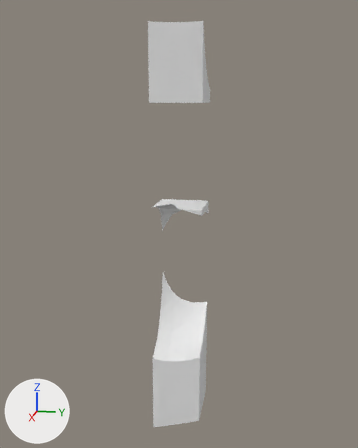
Renders of the glTF model assets/terrain/surface_pieces/surf_30_8.glb from each side of a commit.
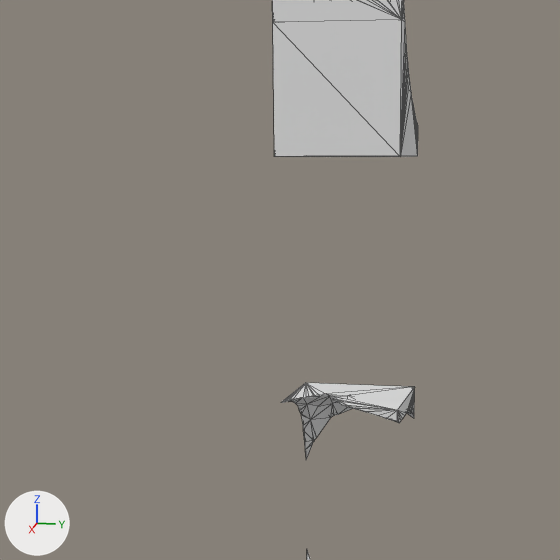
Each version appears first whole from a camera (50 mm lens) standing at (90.9, 77.0, -24.9) and looking at (42.2, 67.3, -37.1), and next in a close-up on the part from 9% to 76% of the width and 8% to 61% of the height. Lighting does not change. The marker at lower left points along +X, +Y and +Z. The last two pictures show the newer version. The close-ups show mesh edges as thin lines. Where no turn or scale is listed for an object, it has been applied to the vertices.

The scene before the commit, as lines of its bpy script (objects in view):
```python
me_layer_0 = bpy.data.meshes.new('layer_0')
me_layer_0.from_pydata(...)  # 60 vertices, 116 faces; spans x 42.91..45.0, y 65.0..70.0, z -20.0..-17.92
me_layer_1 = bpy.data.meshes.new('layer_1')
me_layer_1.from_pydata(...)  # 98 vertices, 192 faces; spans x 40.0..45.0, y 65.0..70.0, z -25.0..-20.0
me_layer_4 = bpy.data.meshes.new('layer_4')
me_layer_4.from_pydata(...)  # 103 vertices, 202 faces; spans x 40.0..45.0, y 65.0..70.0, z -38.64..-35.0
ob_layer_0 = bpy.data.objects.new('layer_0', me_layer_0)
ob_layer_0.location = (0.0, 0.0, 0.0)
ob_layer_1 = bpy.data.objects.new('layer_1', me_layer_1)
ob_layer_1.location = (0.0, 0.0, 0.0)
ob_layer_4 = bpy.data.objects.new('layer_4', me_layer_4)
ob_layer_4.location = (0.0, 0.0, 0.0)
```
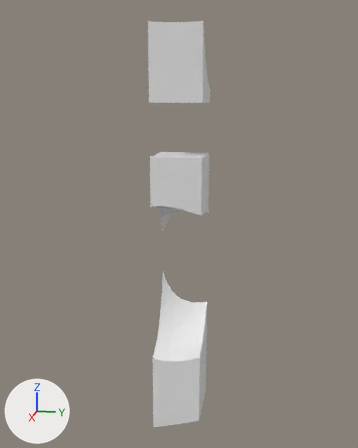
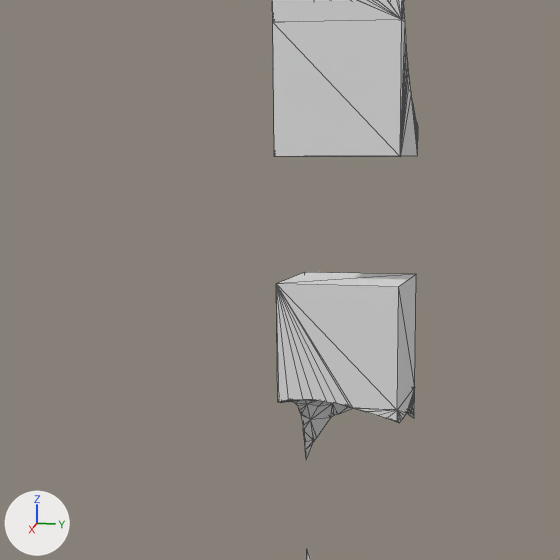
Where the change shows, as pixel boxes (x1, y1, x2, y2) in the close-ups (560 x 560 px):
'layer_3', added
    after: (276, 272, 416, 410)

Patch to the scene script:
```diff
--- a/assets/terrain/surface_pieces/surf_30_8.glb.py
+++ b/assets/terrain/surface_pieces/surf_30_8.glb.py
@@ me_layer_3 @@
+me_layer_3.from_pydata(...)  # 42 vertices, 80 faces; spans x 40.0..45.0, y 65.0..70.0, z -35.0..-30.0
@@ ob_layer_3 @@
+ob_layer_3 = bpy.data.objects.new('layer_3', me_layer_3)
+ob_layer_3.location = (0.0, 0.0, 0.0)
```
